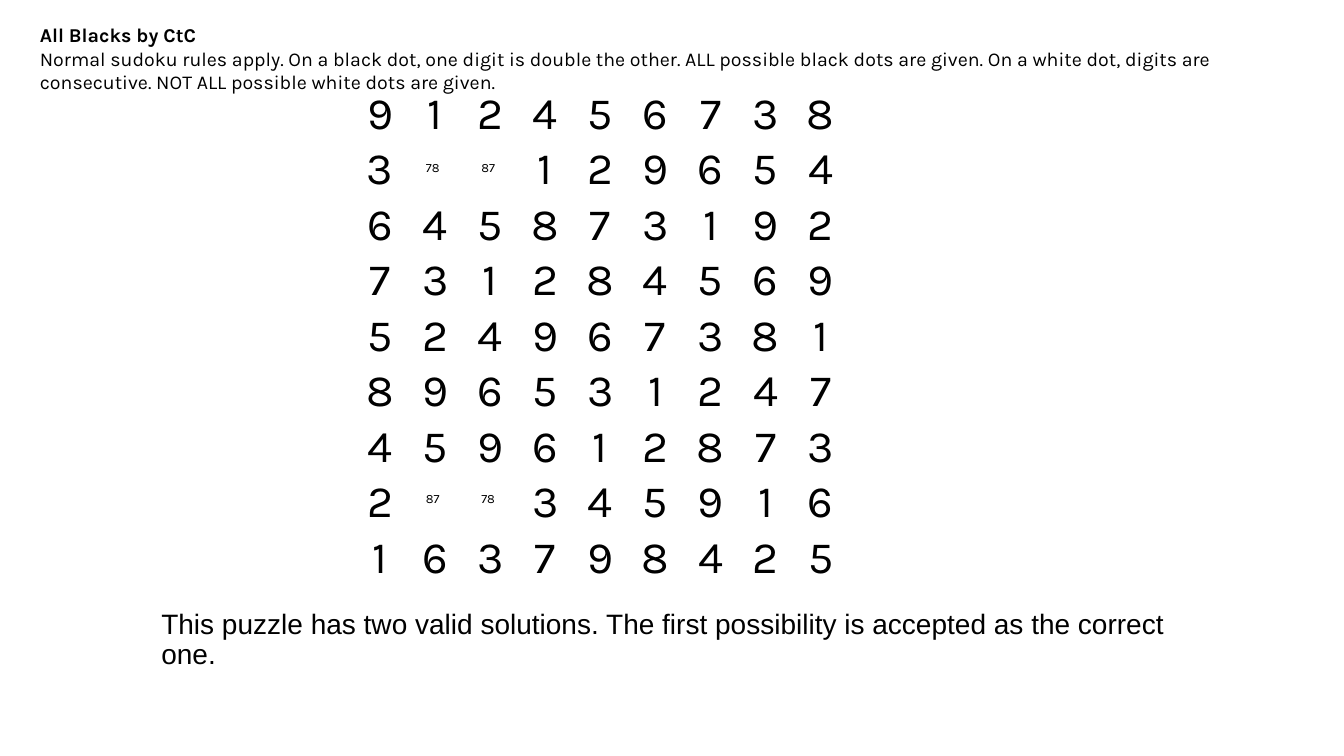
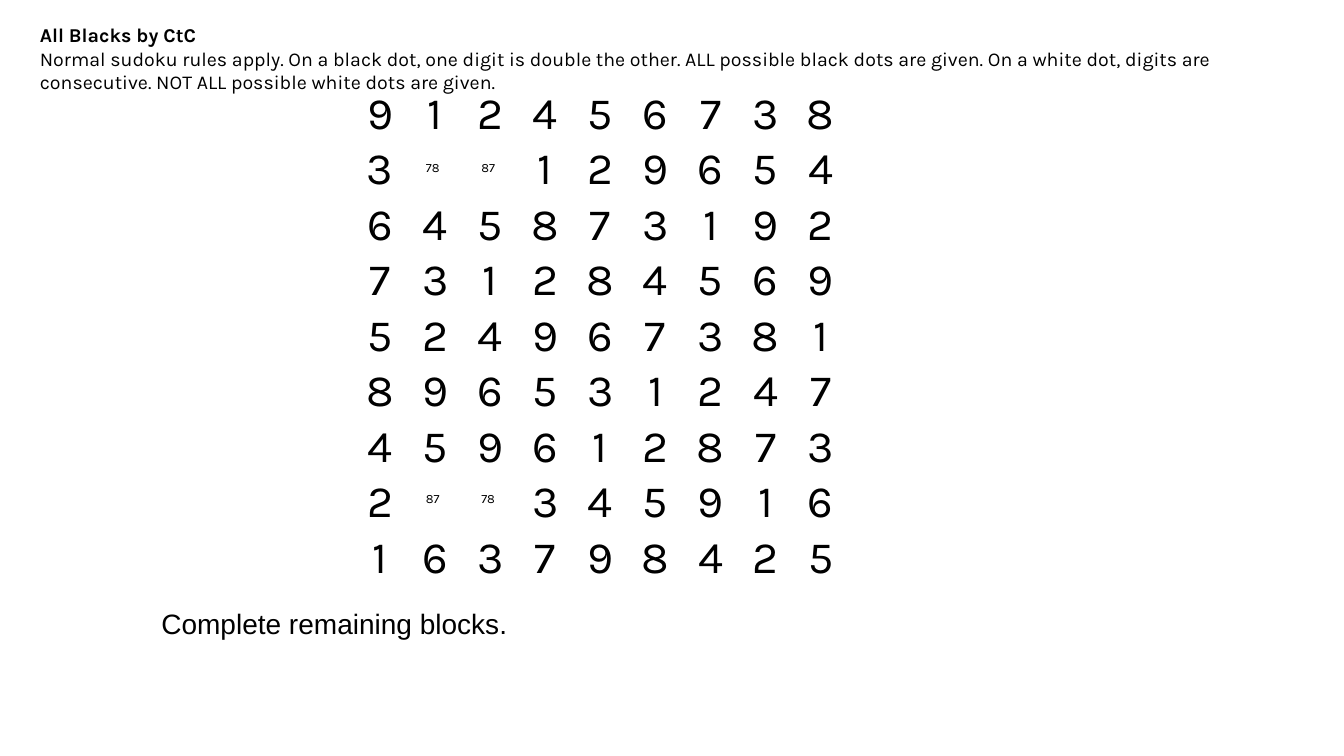
Before and after one commit to jhardis/WSJ_Number_Puzzles, a slide deck: slide 43 of 20261003_2.pptx. Drawn at 1344x756 pixels with LibreOffice and Linux fonts; fonts in the diff are those of the drawing; background and template pictures are left out. Boxes give left, top, right and bottom in pixels: in the first picture for what was removed or moved away, otherwise in the second. Text is boxed around its words. In the diff, an @@ line names an element or a change of style, - is before the commit and + after.

```diff
--- a/20261003_2.pptx
+++ b/20261003_2.pptx
@@ text at <box>161,613,507,639</box>: text changed @@
-This puzzle has two valid solutions. The first possibility is accepted as the correct one.
+Complete remaining blocks.
```
Also in this commit, not shown: 1 slide added.
